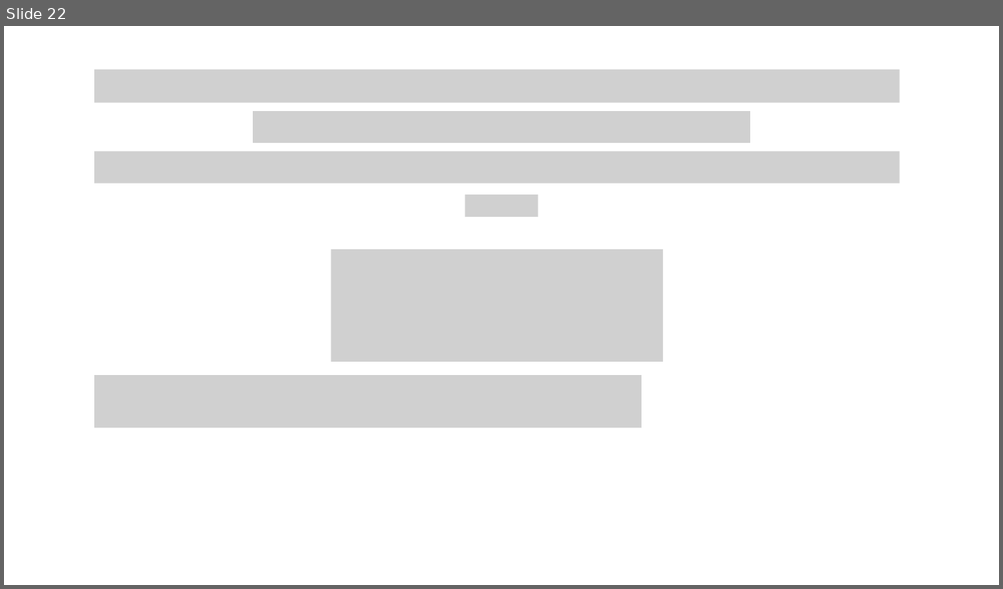
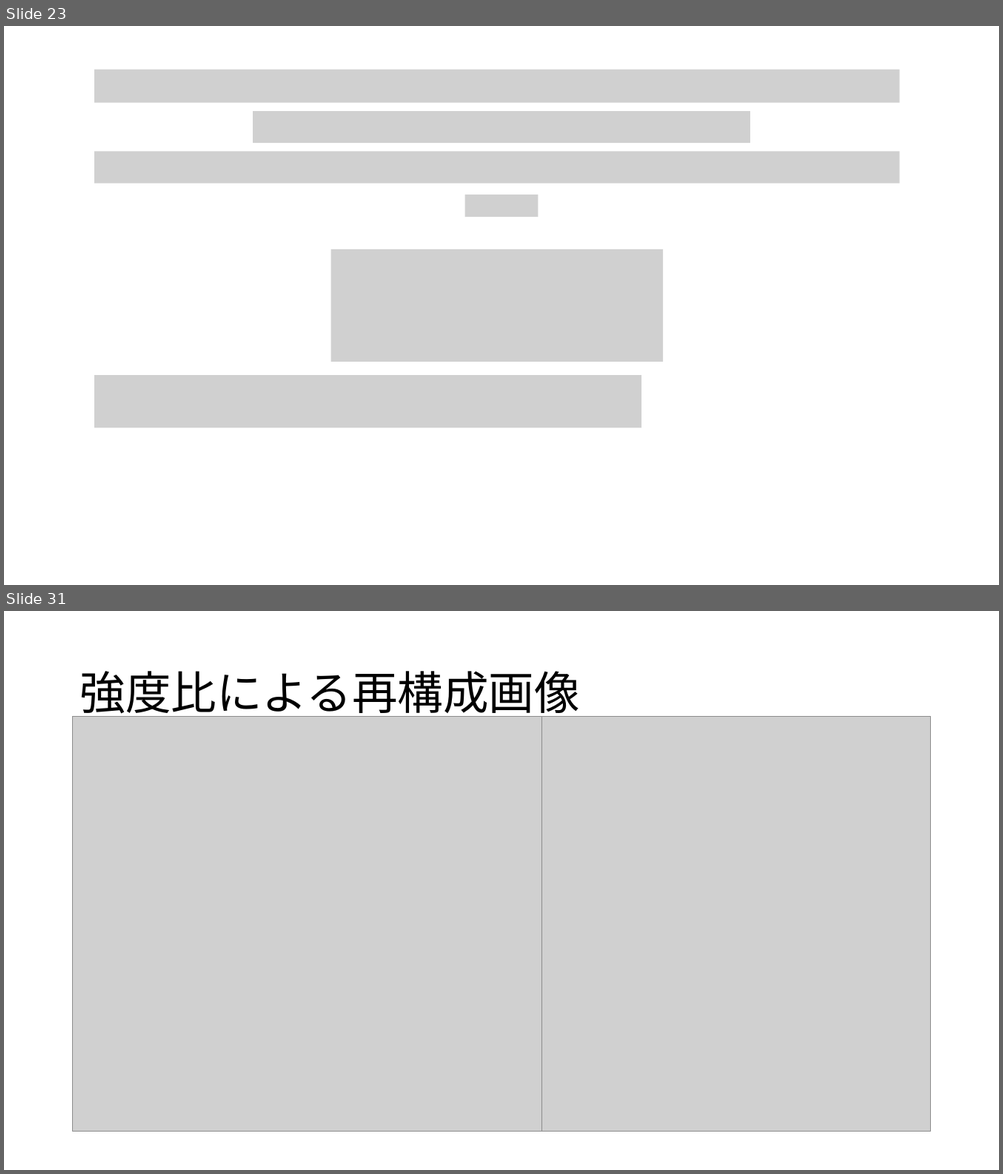
Before and after one commit to atuyoti/dot, a slide deck: slide/0519.pptx. Shown one above the other, each under a label of ours: slide 22 before the commit, slides 23 and 31 after it; the slides between them are not shown. The pictures are 1003x589 and 1003x1174 pixels, drawn with LibreOffice and Linux fonts; fonts in the diff are those of the drawing; grey boxes stand for pictures. Boxes give left, top, right and bottom in pixels: in the first picture for what was removed or moved away, otherwise in the second. Text is boxed around its words. In the diff, an @@ line names an element or a change of style, - is before the commit and + after.

```diff
--- a/slide/0519.pptx
+++ b/slide/0519.pptx
@@ slide 31 added at <box>4,611,999,1170</box>, background #FFFFFF @@
@@ title added at <box>79,671,580,721</box>, 44 pt, text #000000 @@
+強度比による再構成画像
@@ picture added at <box>73,716,542,1131</box> @@
@@ picture added at <box>193,716,930,1131</box> @@
@@ what was slide 22 is now slide 23 @@
```
Also in this commit, not shown: 3 slides changed, 20 other slides added.
